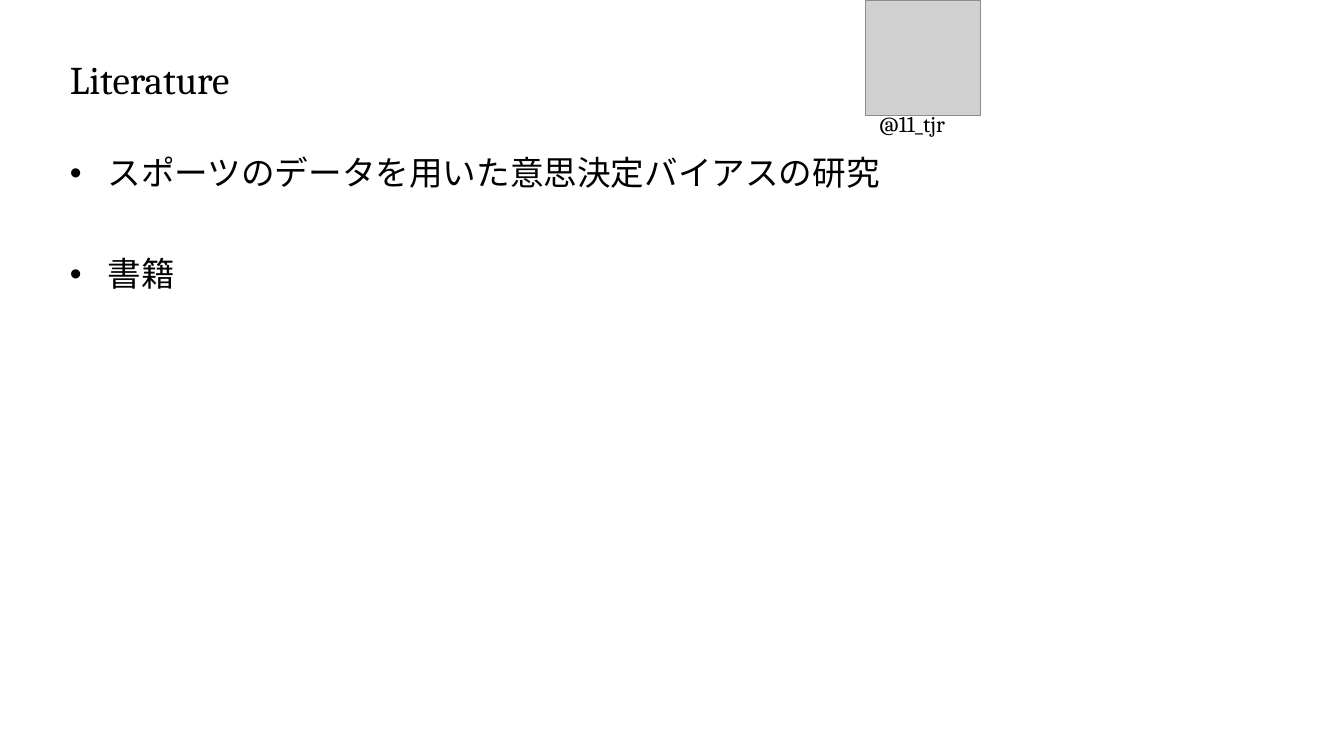
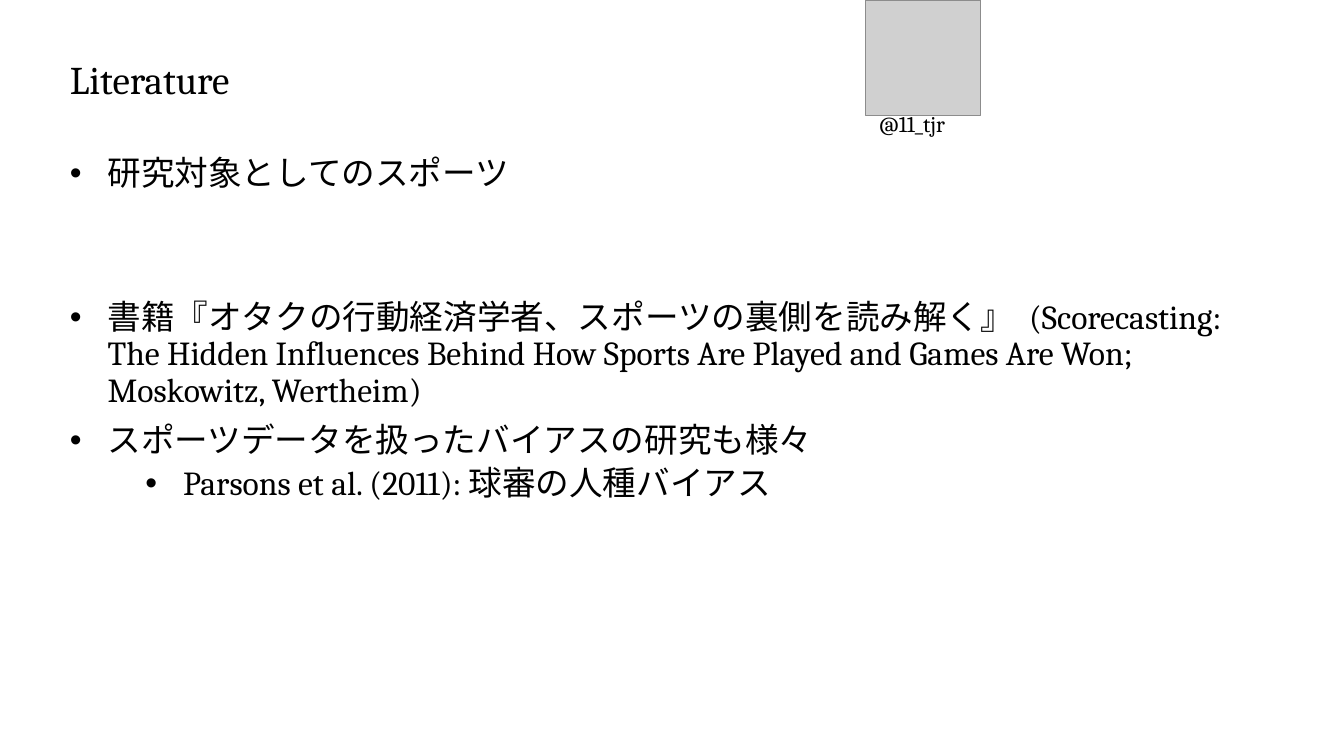
Before and after one commit to T-Reio/ballgame_analysis, a slide deck: slide 4 of slides/spoana13.pptx. Drawn at 1344x756 pixels with LibreOffice and Linux fonts; fonts in the diff are those of the drawing; grey boxes stand for pictures; background and template pictures are left out. Boxes give left, top, right and bottom in pixels: in the first picture for what was removed or moved away, otherwise in the second. Text is boxed around its words. In the diff, an @@ line names an element or a change of style, - is before the commit and + after.

```diff
--- a/slides/spoana13.pptx
+++ b/slides/spoana13.pptx
@@ text at <box>108,156,1221,500</box>: text changed @@
-• スポーツのデータを用いた意思決定バイアスの研究
-• 書籍
+• 研究対象としてのスポーツ
+• 書籍『オタクの行動経済学者、スポーツの裏側を読み解く』 (Scorecasting: The Hidden Influences Behind How Sports Are Played and Games Are Won; Moskowitz, Wertheim)
+• スポーツデータを扱ったバイアスの研究も様々
+  • Parsons et al. (2011): 球審の人種バイアス
```
Also in this commit, not shown: 1 other slide changed.
